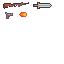
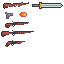
Two versions of the same layered image (64 x 64). Layer-by-layer changes:
added layer "Layer 6" above "Layer 5" over [1, 21, 34, 47]
renamed "Layer 2" to "Layer 5", moved it above "Layer 4", painted on it over [32, 2, 63, 9]
